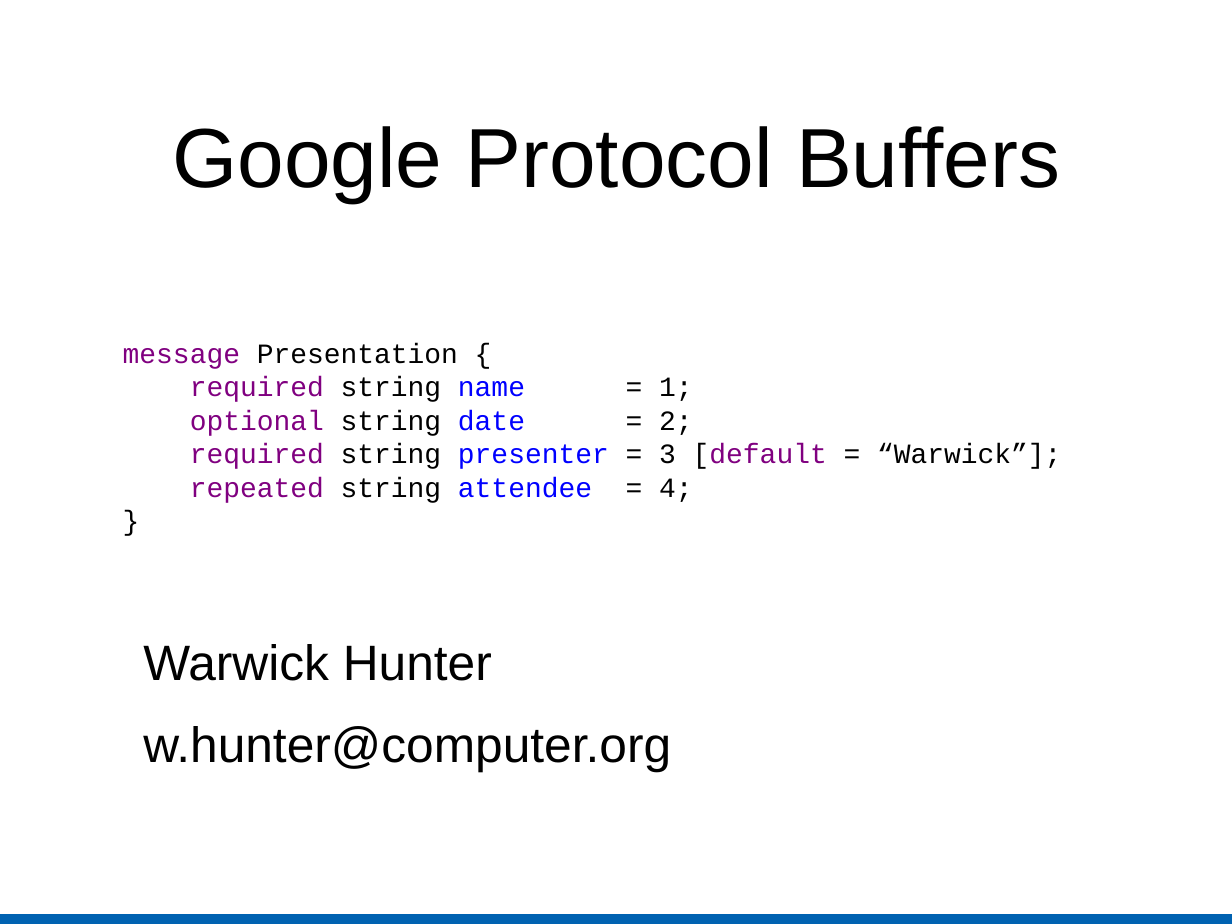
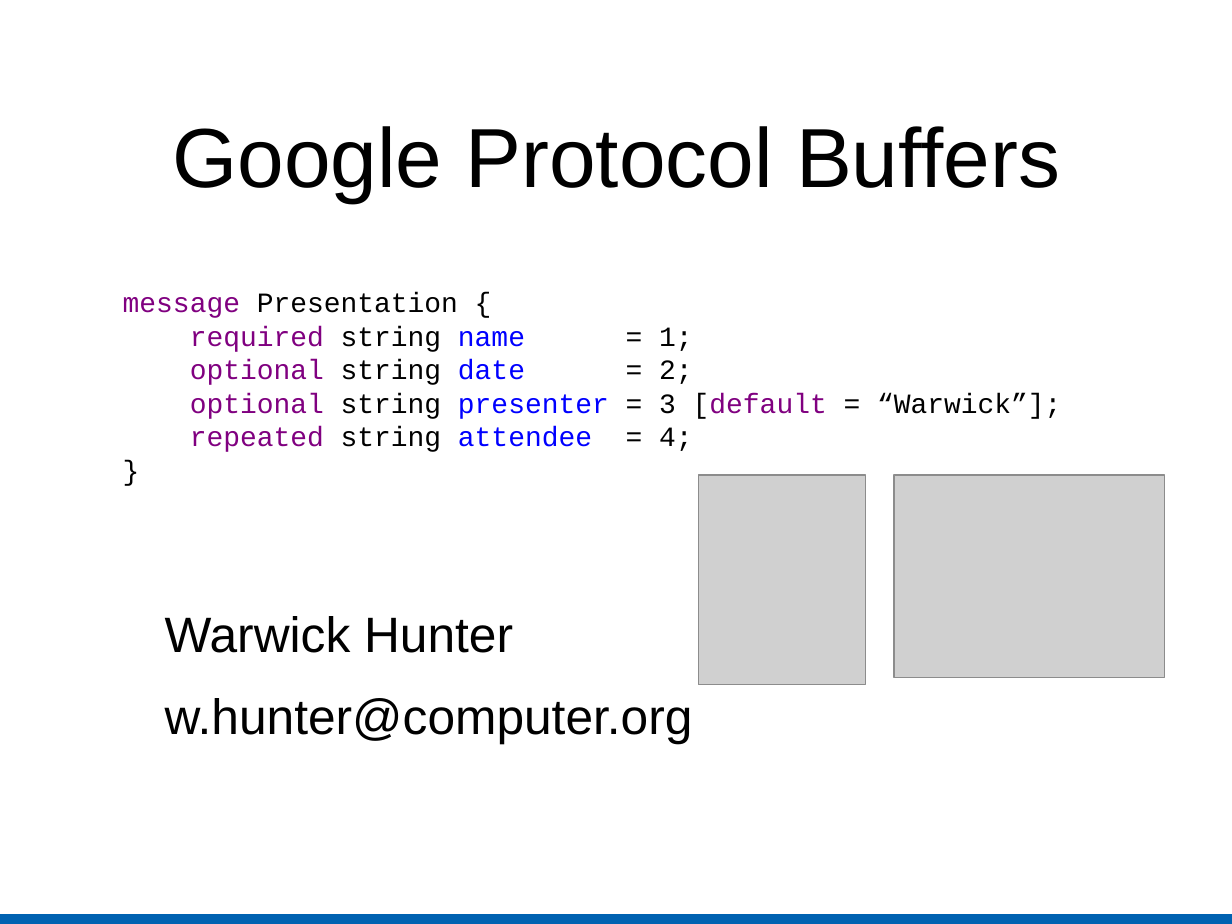
Before and after one commit to warwickhunter/play, a slide deck: slide 1 of protobuf_preso/google_protocol_buffers.odp. Drawn at 1232x924 pixels with LibreOffice and Linux fonts; fonts in the diff are those of the drawing; grey boxes stand for pictures. Boxes give left, top, right and bottom in pixels: in the first picture for what was removed or moved away, otherwise in the second. Text is boxed around its words. In the diff, an @@ line names an element or a change of style, - is before the commit and + after.

```diff
--- a/protobuf_preso/google_protocol_buffers.odp
+++ b/protobuf_preso/google_protocol_buffers.odp
@@ text "Warwick Hunter": place and size @@
-text "Warwick Hunter" at <box>143,644,671,771</box>
+text "Warwick Hunter" at <box>165,616,693,743</box>
@@ text "message Presentation {": place and size @@
-text "message Presentation {" at <box>123,343,1061,503</box>
+text "message Presentation {" at <box>123,293,1061,452</box>
@@ text at <box>190,393,1061,419</box>: text changed @@
-required string presenter = 3 [default = “Warwick”];
+optional string presenter = 3 [default = “Warwick”];
@@ picture added at <box>699,475,865,685</box> @@
@@ picture added at <box>894,475,1165,677</box> @@
```
Also in this commit, not shown: 6 slides added, 1 slide removed, 3 other files.
